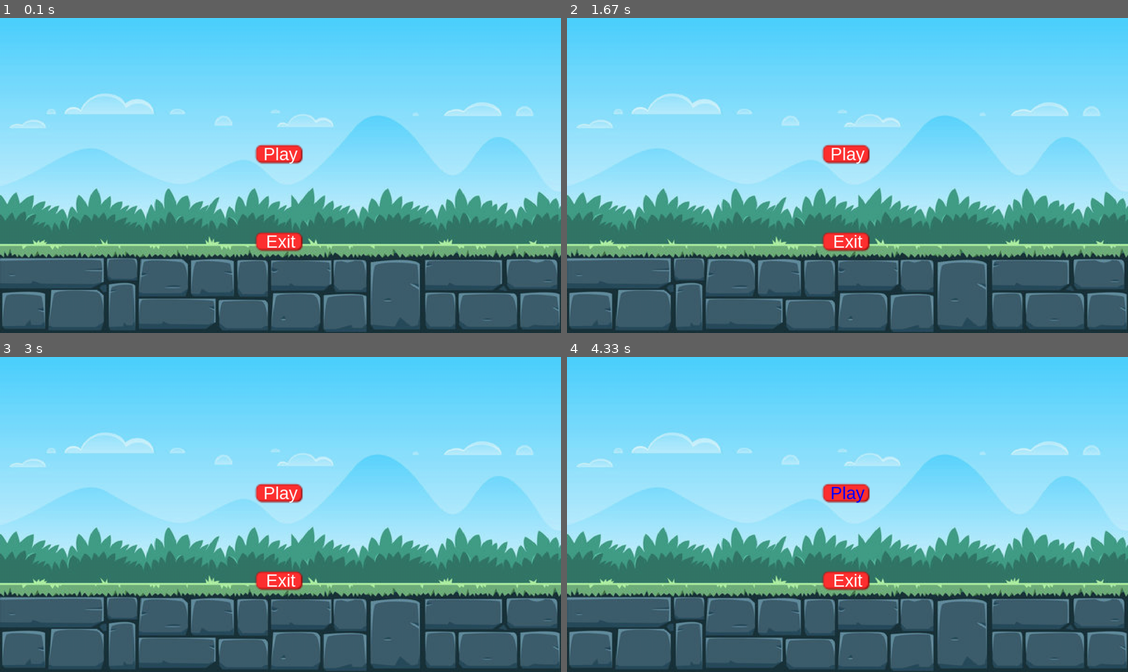
Above: before the commit, frames 1-4 (two rows, left to right).
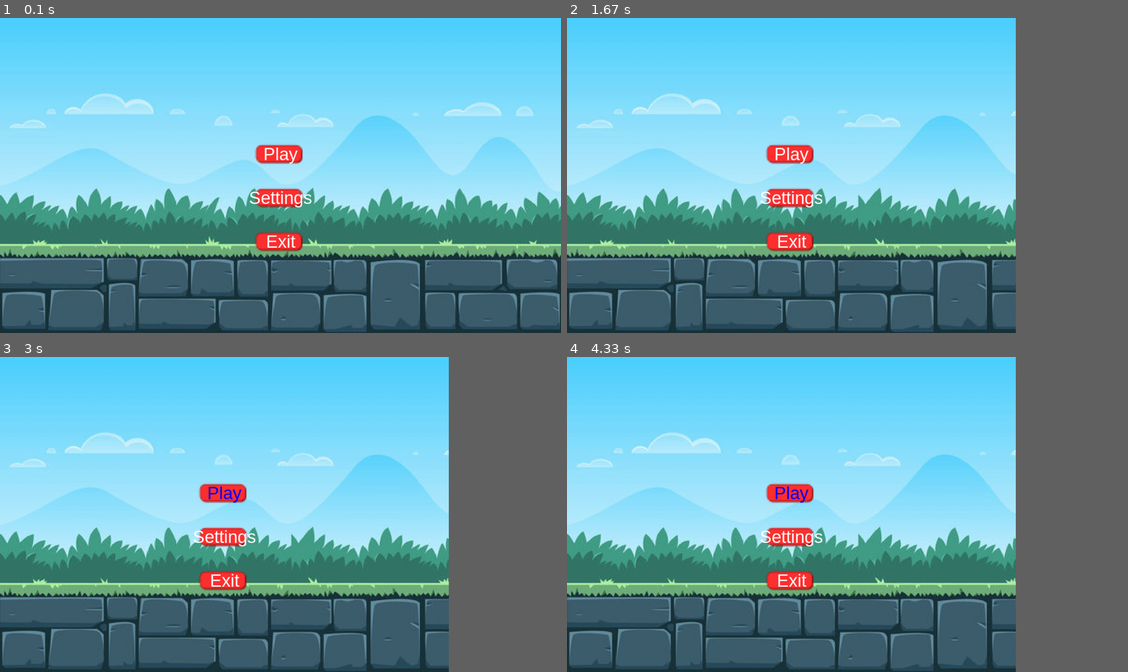
Above: after the commit, the same moments.

Repository: cse442-at-ub/s24semesterproject-we-love-the-company
Game: pygame game, started from src/game/game.py
Two runs of this game, one before a commit and one after it. Both use one fixed random seed, a clock stepped at 60 frames per second and the inputs below.
Inputs (mouse positions are in pixels of both pictures, inside the frame that each line leads up to):
- Up to frame 1 (0.1 s): no input
- Up to frame 2 (1.67 s): click (825, 188) at 0.38 s; click (791, 194) at 0.73 s; click (791, 241) at 1.05 s, where only the run after the commit has a clickable "Back"; click (954, 285) at 1.55 s
- Up to frame 3 (3 s): click (207, 460) at 2.88 s
- Up to frame 4 (4.33 s): click (729, 448) at 3.22 s; click "Play" at 4.05 s
In our replay, in frame 2 the window is 1125x632 before the commit and 900x632 after it. These sizes can differ from the game's own. Grey fills any space a smaller window leaves; there, only what the larger window draws over its background counts as a difference.

The runs differ from the first frame. In frame 1, 0.5% of the frame differs, in the area x 44-56%, y 54-61%; in frame 2, 18%, in the area x 34-100%, y 0-100%; in frame 3, 18%; in frame 4, 18%.

Commit message:
This is the new version has a options quite a few changes i think

Diff:
--- /dev/null
+++ b/src/game/Buttons.py
@@ -0,0 +1,32 @@
+import pygame
+
+#makes the button?
+class Button():
+    def __init__(self, image, pos, text_input, font, base_color, hovering_color):
+        self.image = image
+        self.x_pos = pos[0]
+        self.y_pos = pos[1]
+        self.font = font
+        self.base_color, self.hovering_color = base_color, hovering_color
+        self.text_input = text_input
+        self.text = self.font.render(self.text_input, True, self.base_color)
+        if self.image is None:
+            self.image = self.text
+        self.rect = self.image.get_rect(center=(self.x_pos, self.y_pos))
+        self.text_rect = self.text.get_rect(center=(self.x_pos, self.y_pos))
+
+    def update(self, screen):
+        if self.image is not None:
+            screen.blit(self.image, self.rect)
+        screen.blit(self.text, self.text_rect)
+
+    def checkForInput(self, position):
+        if position[0] in range(self.rect.left, self.rect.right) and position[1] in range(self.rect.top, self.rect.bottom):
+            return True
+        return False
+
+    def changeColor(self, position):
+        if position[0] in range(self.rect.left, self.rect.right) and position[1] in range(self.rect.top, self.rect.bottom):
+            self.text = self.font.render(self.text_input, True, self.hovering_color)
+        else:
+            self.text = self.font.render(self.text_input, True, self.base_color)
--- /dev/null
+++ b/src/game/OptionsMenu.py
@@ -0,0 +1,65 @@
+import pygame
+import os
+from Buttons import Button
+
+
+class Settings:
+    def __init__(self, window, clock, path, textFont):
+        self.window = window
+        self.clock = clock
+        self.path = path
+        self.textFont = textFont
+
+    #For this i followed what we had in menu.py
+    #using the button class complete and following the whole layout like the menu.py
+    #for now the audio and video buttons dont do anything
+    #and the back(exit button takes back to the menu page)
+    def display_settings_menu(self):
+        pygame.display.set_caption("We love the Company | Options Menu")
+        run = True
+        settings_window = pygame.display.set_mode((1024, 720))
+        while run:
+            #this is kinda copied from the menu.py (i assume it just makes the screen)
+            window_size = settings_window.get_size()
+            self.clock.tick(27)  # Control framerates
+            settings_window.fill((0, 0, 0))
+            background_image = pygame.image.load(os.path.join(self.path + 'background.jpg'))
+            background_image = pygame.transform.scale(background_image, window_size)
+            settings_window.blit(background_image, (0, 0))
+
+            menuMousePOS = pygame.mouse.get_pos()
+
+            screen_center_x = settings_window.get_width() // 2
+            audio_button_y = settings_window.get_height() // 2 - 50
+            video_button_y = settings_window.get_height() // 2 + 50
+            back_button_y = settings_window.get_height() // 2 + 150
+
+            BackButton = Button(image=pygame.image.load(self.path + "Assets/button.png"), pos=(screen_center_x, back_button_y),
+                            text_input="Back", font=self.textFont, base_color="white", hovering_color="blue")
+
+            AudioButton = Button(image=pygame.image.load(self.path + "Assets/button.png"), pos=(screen_center_x, audio_button_y),
+                            text_input="Audio", font=self.textFont, base_color="white", hovering_color="blue")
+
+            VideoButton = Button(image=pygame.image.load(self.path + "Assets/button.png"), pos=(screen_center_x, video_button_y),
+                            text_input="Display", font=self.textFont, base_color="white", hovering_color="blue")
+
+            for button in [AudioButton, BackButton, VideoButton]:
+                button.changeColor(menuMousePOS)
+                button.update(settings_window)
+
+            for event in pygame.event.get():
+                if event.type == pygame.QUIT:
+                    run = False
+                elif event.type == pygame.MOUSEBUTTONDOWN:
+                    if AudioButton.checkForInput(menuMousePOS):
+                        print("Audio settings pressed")  # Placeholder for starting the game
+                    elif BackButton.checkForInput(menuMousePOS):
+                        run = False
+                        print("exit button pressed")
+                    elif VideoButton.checkForInput(menuMousePOS):
+                        print("Video settings pressed")
+
+
+            pygame.display.flip()  # Update the display
+
+    pygame.quit()
--- a/src/game/menu.py
+++ b/src/game/menu.py
@@ -1,13 +1,15 @@
 import pygame
 import os
+from OptionsMenu import Settings
+from Buttons import Button
+#This initialization thing I think we did it in the game.py so I think we can use that and not
+#use this makes it game.py pointless kinda. tbh im getting used to pygame so idk for sure tho.
 
 # Initialize Pygame
 pygame.init()
 
 # Set up the path for assets
 path = os.path.dirname(__file__) + "/"
-print(path)
-
 # Initialize global variables
 current_connection = {}
 currently_connected = 0
@@ -15,7 +17,6 @@
 
 # Set up the window
 window = pygame.display.set_mode((1024, 720))
-pygame.display.set_caption("ShadeShare")
 
 # Set up game variables
 newVolume = 0.5
@@ -23,45 +24,18 @@
 textFont = pygame.font.SysFont("Arial", 40)
 game_won = 0
 
-class Button():
-    def __init__(self, image, pos, text_input, font, base_color, hovering_color):
-        self.image = image
-        self.x_pos = pos[0]
-        self.y_pos = pos[1]
-        self.font = font
-        self.base_color, self.hovering_color = base_color, hovering_color
-        self.text_input = text_input
-        self.text = self.font.render(self.text_input, True, self.base_color)
-        if self.image is None:
-            self.image = self.text
-        self.rect = self.image.get_rect(center=(self.x_pos, self.y_pos))
-        self.text_rect = self.text.get_rect(center=(self.x_pos, self.y_pos))
-
-    def update(self, screen):
-        if self.image is not None:
-            screen.blit(self.image, self.rect)
-        screen.blit(self.text, self.text_rect)
-
-    def checkForInput(self, position):
-        if position[0] in range(self.rect.left, self.rect.right) and position[1] in range(self.rect.top, self.rect.bottom):
-            return True
-        return False
-
-    def changeColor(self, position):
-        if position[0] in range(self.rect.left, self.rect.right) and position[1] in range(self.rect.top, self.rect.bottom):
-            self.text = self.font.render(self.text_input, True, self.hovering_color)
-        else:
-            self.text = self.font.render(self.text_input, True, self.base_color)
 
 def draw_text(text, font, color, x, y):
     textImg = font.render(text, True, color)
     window.blit(textImg, (x, y))
 
 def mainMenu():
-    pygame.display.set_caption("background")
+    pygame.display.set_caption("We love the Company")
     run = True
     window_size = window.get_size()  # Get the current window size
 
+    #intializing the options object so I can call it later (designated by : here)
+    Options = Settings(window, clock, path, textFont)
 
     while run:
         clock.tick(27)  # Control framerates
@@ -77,6 +51,8 @@
         screen_center_x = window.get_width() // 2
         play_button_y = window.get_height() // 2 - 50
         exit_button_y = window.get_height() // 2 + 150
+        #putting the settings button in the middle of the play and exit buttons
+        settings_button_y = window.get_height() // 2 + 50
 
         PlayButton = Button(image=pygame.image.load(path + "Assets/button.png"), pos=(screen_center_x, play_button_y),
                             text_input="Play", font=textFont, base_color="white", hovering_color="blue")
@@ -84,7 +60,11 @@
         ExitButton = Button(image=pygame.image.load(path + "Assets/button.png"), pos=(screen_center_x, exit_button_y),
                             text_input="Exit", font=textFont, base_color="white", hovering_color="blue")
 
-        for button in [PlayButton, ExitButton]:
+        #put a settings button with the button.img. It uses the same fonts and color and hover color
+        SettingsButton = Button(image=pygame.image.load(path + "Assets/button.png"), pos=(screen_center_x, settings_button_y),
+                                text_input="Settings", font=textFont, base_color="white", hovering_color="blue")
+
+        for button in [PlayButton, ExitButton, SettingsButton]:
             button.changeColor(menuMousePOS)
             button.update(window)
 
@@ -94,8 +74,16 @@
             elif event.type == pygame.MOUSEBUTTONDOWN:
                 if PlayButton.checkForInput(menuMousePOS):
                     print("Play button clicked")  # Placeholder for starting the game
-                if ExitButton.checkForInput(menuMousePOS):
+                elif ExitButton.checkForInput(menuMousePOS):
                     run = False
+                #if the settings button is clicked then it should say settinsg button clicked in the terminal an take to the options menu
+                elif SettingsButton.checkForInput(menuMousePOS):
+                    print("Settings button clicked")
+                    #calling the settings page func from the settings class (in @OptionsMenu)
+                    #here
+                    Options.display_settings_menu()
+
+
 
         pygame.display.update()
 
